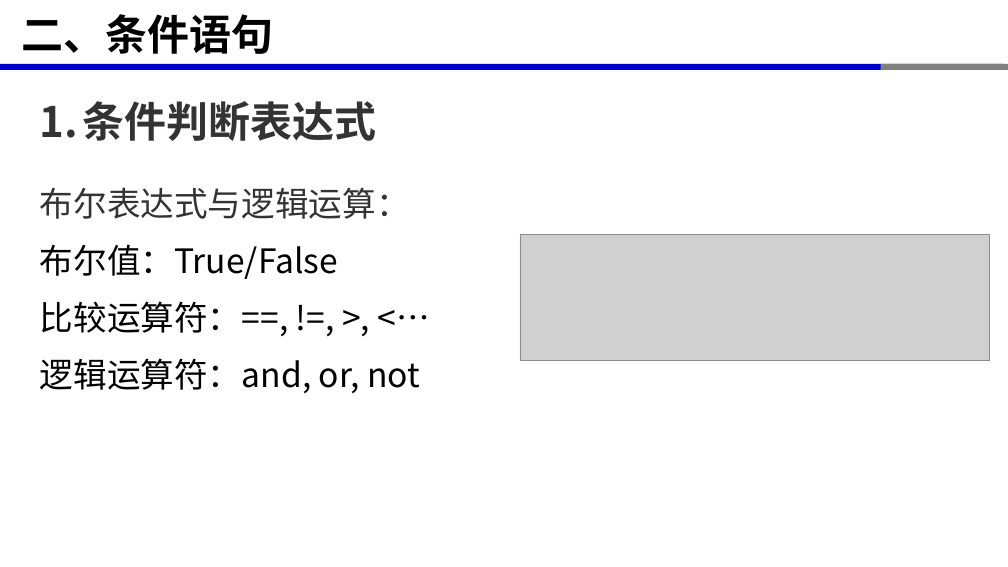
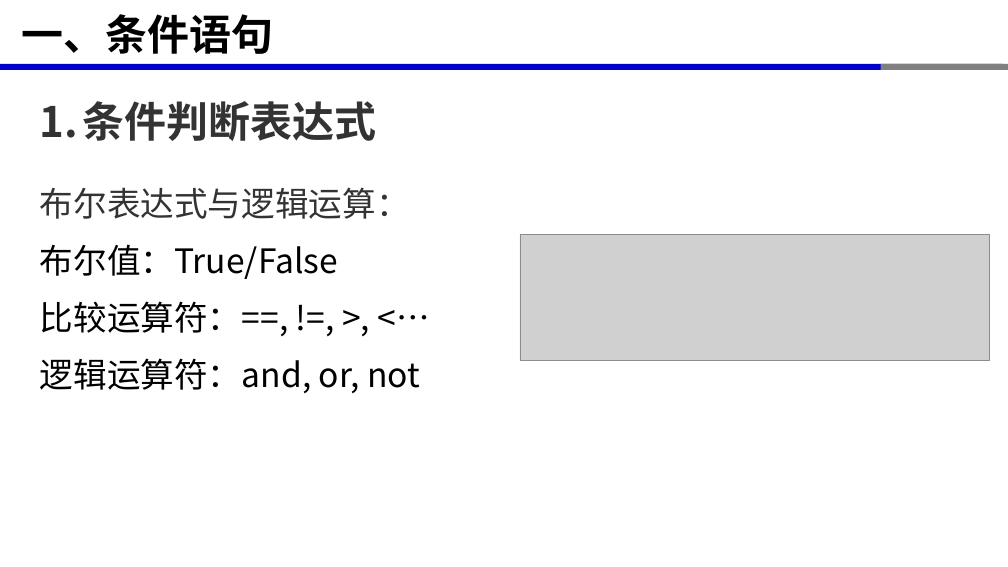
Before and after one commit to xinluo2018/programming-basics, a slide deck: slide 6 of 第3章-条件与循环/第3章-条件与循环.pptx. Drawn at 1008x567 pixels with LibreOffice and Linux fonts; fonts in the diff are those of the drawing; grey boxes stand for pictures. Boxes give left, top, right and bottom in pixels: in the first picture for what was removed or moved away, otherwise in the second. Text is boxed around its words. In the diff, an @@ line names an element or a change of style, - is before the commit and + after.

```diff
--- a/第3章-条件与循环/第3章-条件与循环.pptx
+++ b/第3章-条件与循环/第3章-条件与循环.pptx
@@ title at (x1=22, y1=14, x2=274, y2=54): text changed @@
-二、条件语句
+一、条件语句
```
Also in this commit, not shown: 7 other slides changed, 9 other files.
